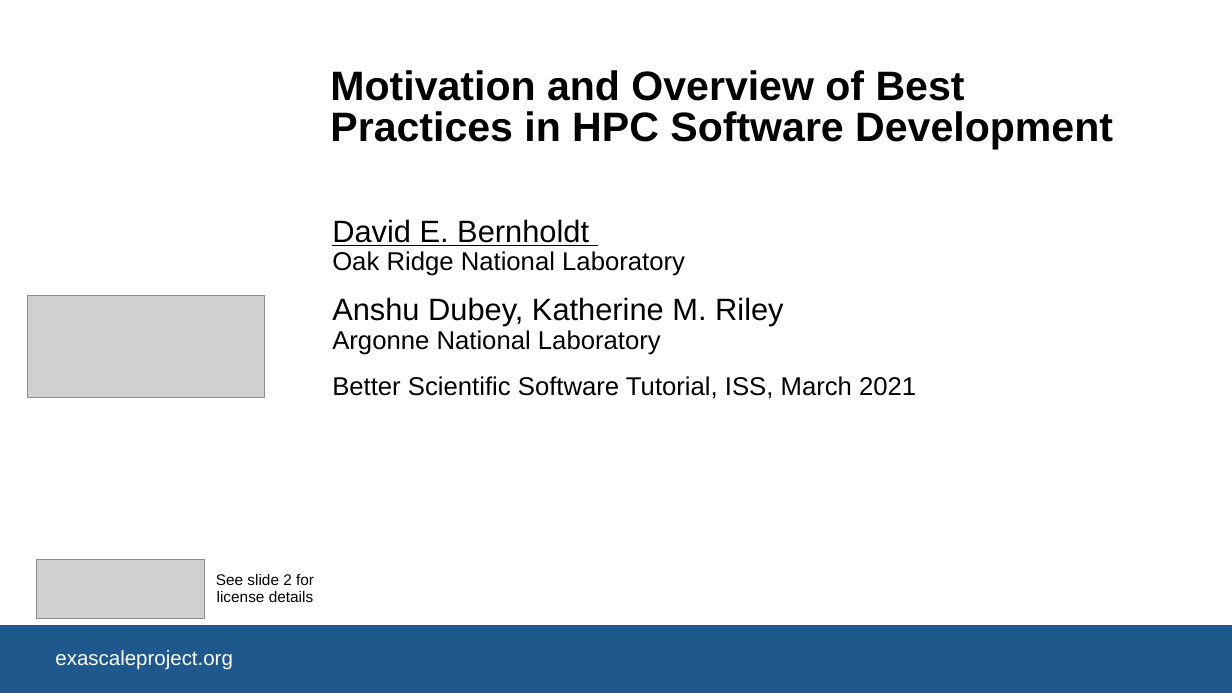
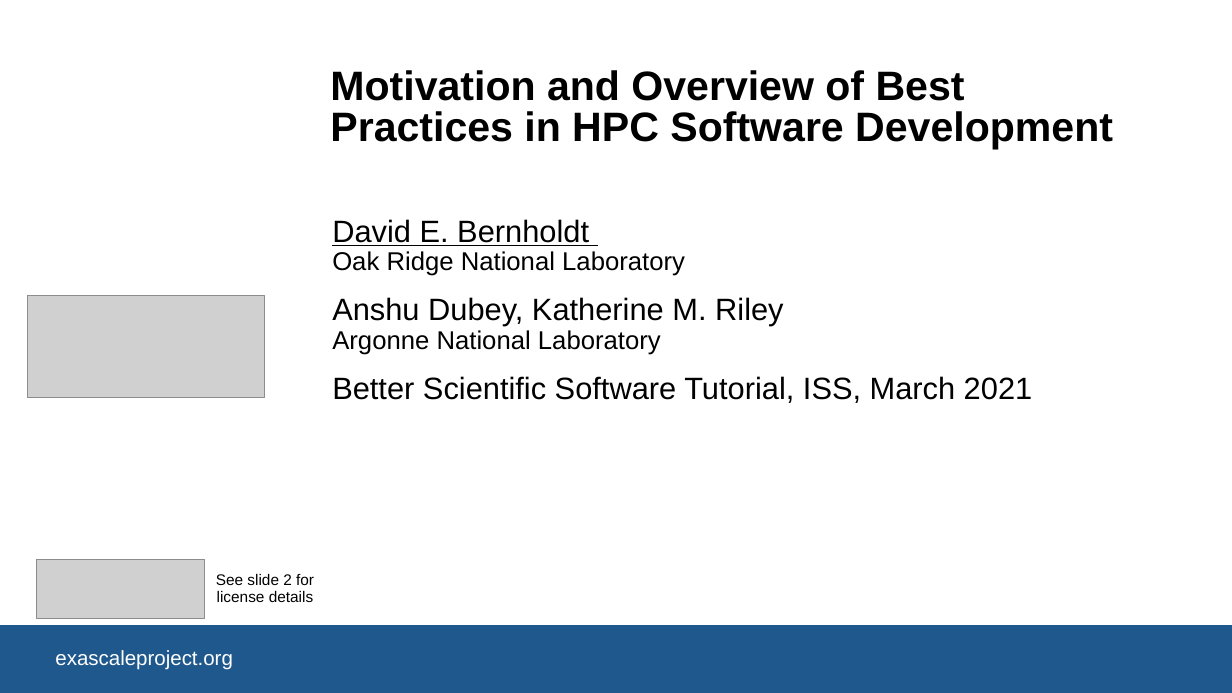
Before and after one commit to bssw-tutorial/presentations, a slide deck: slide 1 of final-presentations/2021-03-25-iss/01-overview.pptx. Drawn at 1232x693 pixels with LibreOffice and Linux fonts; fonts in the diff are those of the drawing; grey boxes stand for pictures; background and template pictures are left out. Boxes give left, top, right and bottom in pixels: in the first picture for what was removed or moved away, otherwise in the second. Text is boxed around its words. In the diff, an @@ line names an element or a change of style, - is before the commit and + after.

```diff
--- a/final-presentations/2021-03-25-iss/01-overview.pptx
+++ b/final-presentations/2021-03-25-iss/01-overview.pptx
@@ subtitle at (x1=332, y1=376, x2=1033, y2=403): size 20 to 24 pt in "Better Scientific Software Tutorial, ISS, March 2021" @@
```
Also in this commit, not shown: 1 other file.
